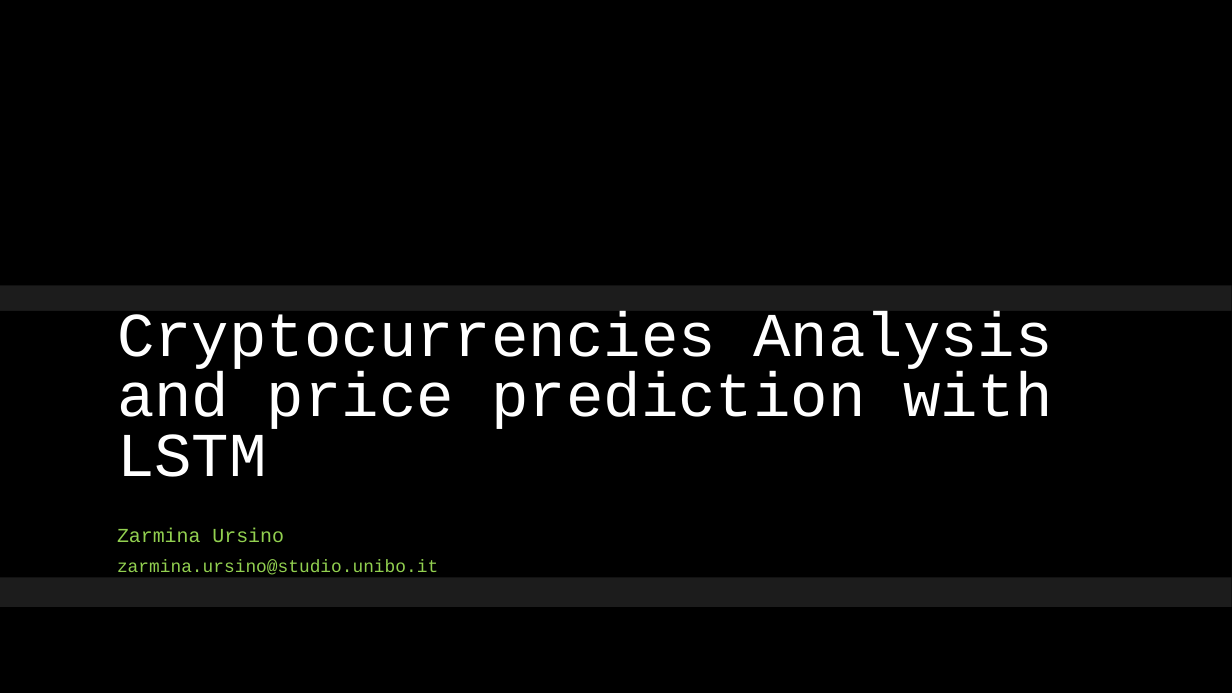
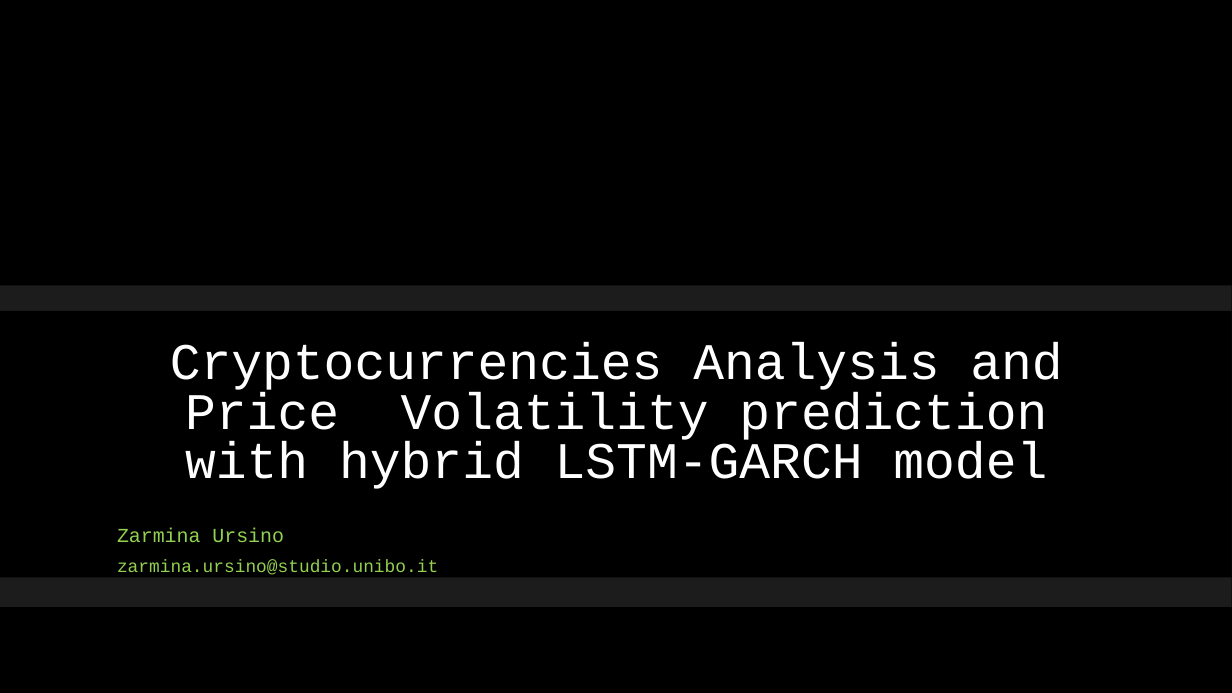
Before and after one commit to Zarmina97/Top-3-Crypto-Volatility-prediction-LSTM-GARCH, a slide deck: slide 1 of presentazione.pptx. Drawn at 1232x693 pixels with LibreOffice and Linux fonts; fonts in the diff are those of the drawing; background and template pictures are left out. Boxes give left, top, right and bottom in pixels: in the first picture for what was removed or moved away, otherwise in the second. Text is boxed around its words. In the diff, an @@ line names an element or a change of style, - is before the commit and + after.

```diff
--- a/presentazione.pptx
+++ b/presentazione.pptx
@@ title at [170, 342, 1062, 489]: text changed; size 48.6 to 40 pt @@
-Cryptocurrencies Analysis and price prediction with LSTM
+Cryptocurrencies Analysis and Price Volatility prediction with hybrid LSTM-GARCH model
```
Also in this commit, not shown: 10 other slides changed, 15 slides added, 1 slide removed, 1 other file.
